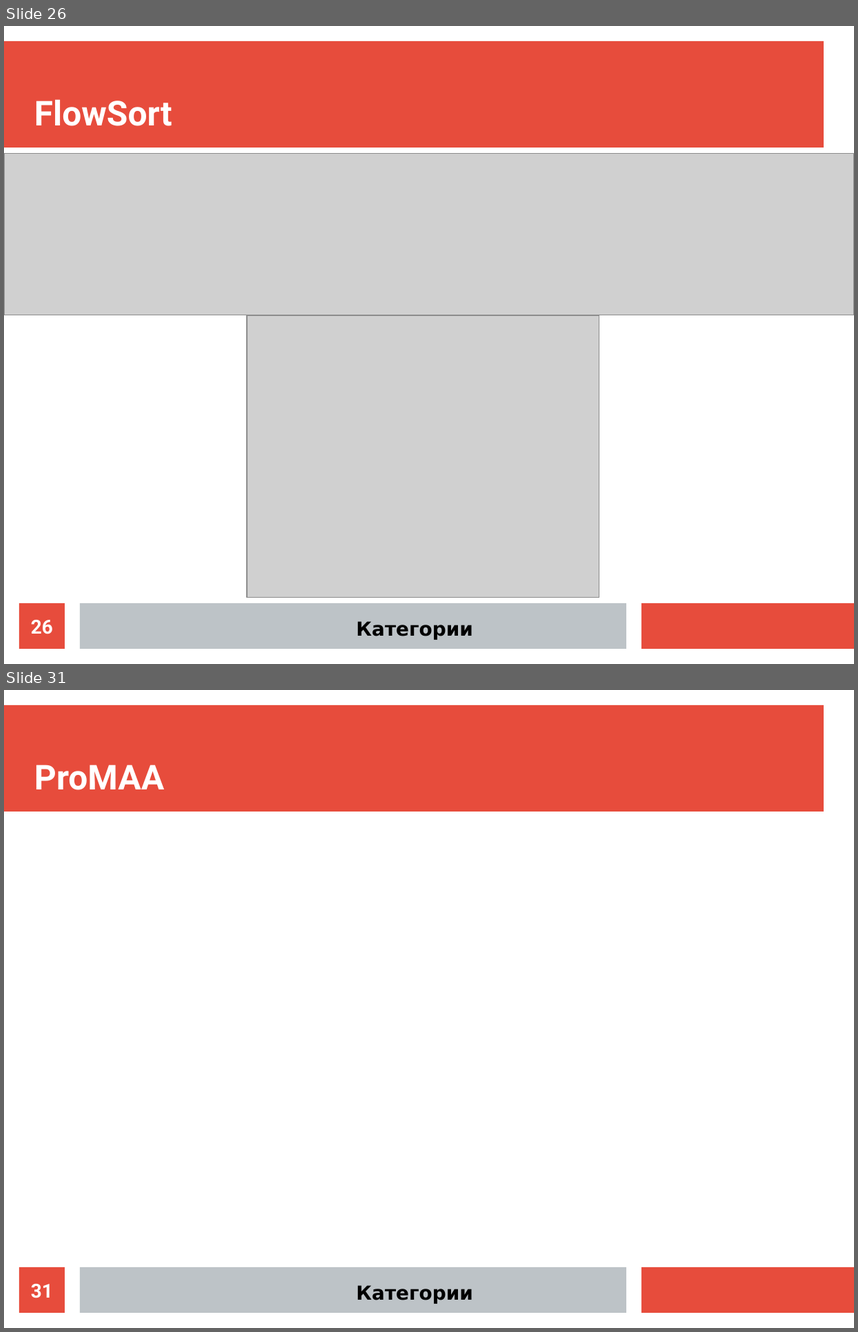
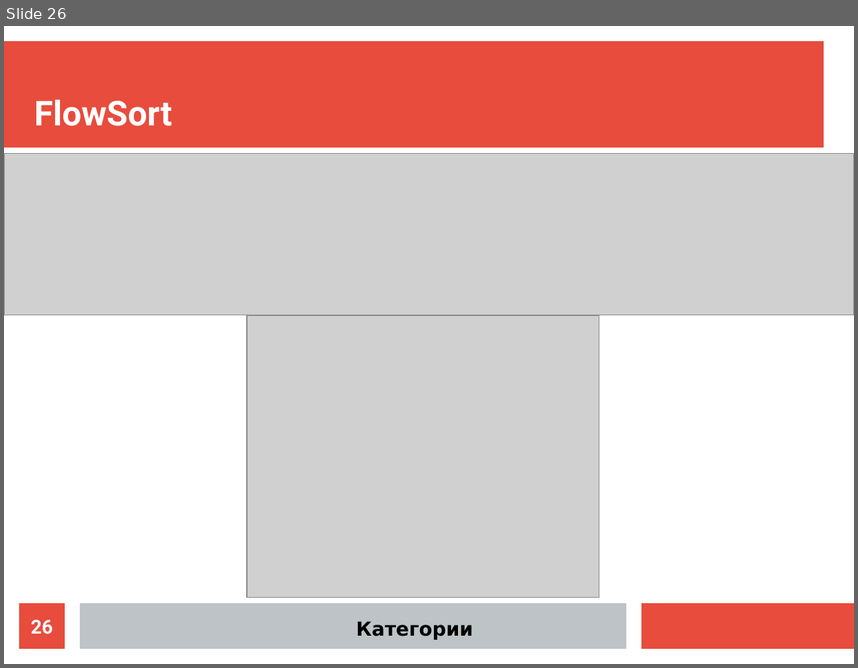
Before and after one commit to ikherty/DA, a slide deck: CW_Petrenko.odp. Shown one above the other, each under a label of ours: slides 26 and 31 before the commit, slide 26 after it; the slides between them are not shown. The pictures are 858x1332 and 858x668 pixels, drawn with LibreOffice and Linux fonts; fonts in the diff are those of the drawing; grey boxes stand for pictures. Boxes give left, top, right and bottom in pixels: in the first picture for what was removed or moved away, otherwise in the second. Text is boxed around its words. In the diff, an @@ line names an element or a change of style, - is before the commit and + after.

```diff
--- a/CW_Petrenko.odp
+++ b/CW_Petrenko.odp
@@ slide 31 removed at [4,690,854,1328], background #FFFFFF; not listed: 3 template elements that a slide beside it also shows @@
@@ title removed at [34,765,164,790] @@
-ProMAA
@@ page number removed at [19,1267,65,1312] @@
-31
@@ title removed at [356,1285,473,1303] @@
-Категории
```
Also in this commit, not shown: 6 slides changed, 9 slides added, 5 other slides removed, 3 other files.
